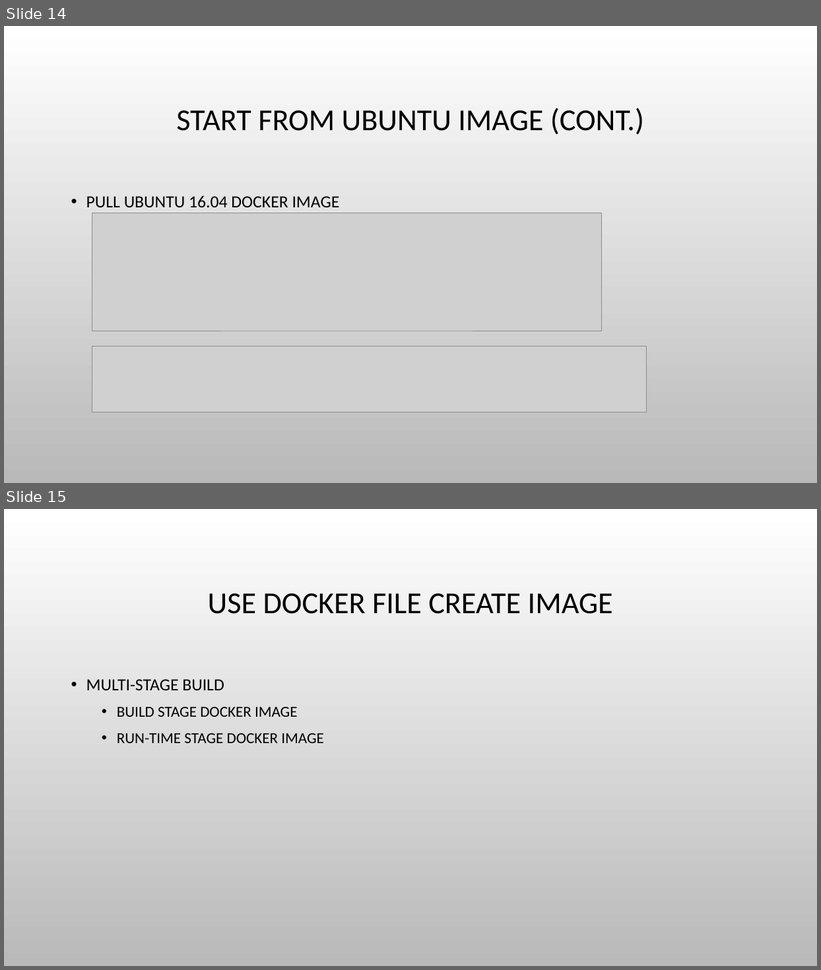
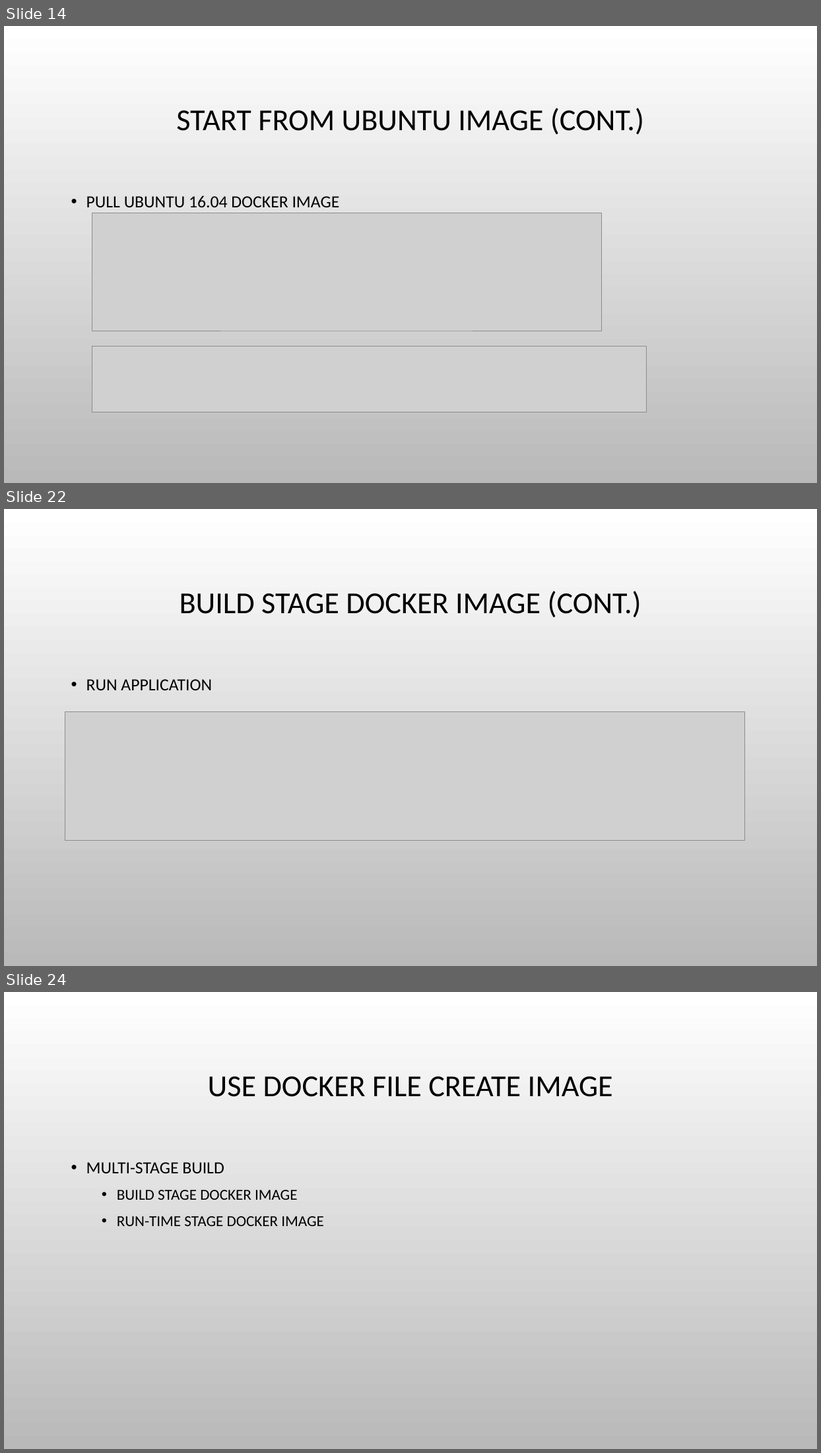
Before and after one commit to haixiang1977/iris, a slide deck: Docker Practice.pptx. Shown one above the other, each under a label of ours: slides 14 and 15 before the commit, slides 14, 22 and 24 after it; the slides between them are not shown. The pictures are 821x970 and 821x1453 pixels, drawn with LibreOffice and Linux fonts; fonts in the diff are those of the drawing; grey boxes stand for pictures; background and template pictures are left out. Boxes give left, top, right and bottom in pixels: in the first picture for what was removed or moved away, otherwise in the second. Text is boxed around its words. In the diff, an @@ line names an element or a change of style, - is before the commit and + after.

```diff
--- a/Docker Practice.pptx
+++ b/Docker Practice.pptx
@@ slide 22 added at [4, 509, 817, 966], background picture (left out) @@
@@ title added at [180, 591, 642, 617], 36 pt, text #000000 @@
+BUILD STAGE DOCKER IMAGE (CONT.)
@@ text added at [86, 679, 212, 691], 20 pt, text #000000 @@
+• RUN APPLICATION
@@ picture added at [65, 712, 745, 840] @@
@@ what was slide 15 is now slide 24 @@
```
Also in this commit, not shown: 3 slides changed, 5 other slides added, 1 other file.
